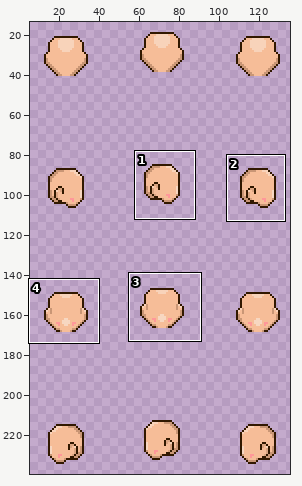
One commit to this sprite sheet: data/sprites/outfit/head/head_000.png. The first picture is a wide view before the edit; the outline marks the close-up.
Close-up. Earlier state:
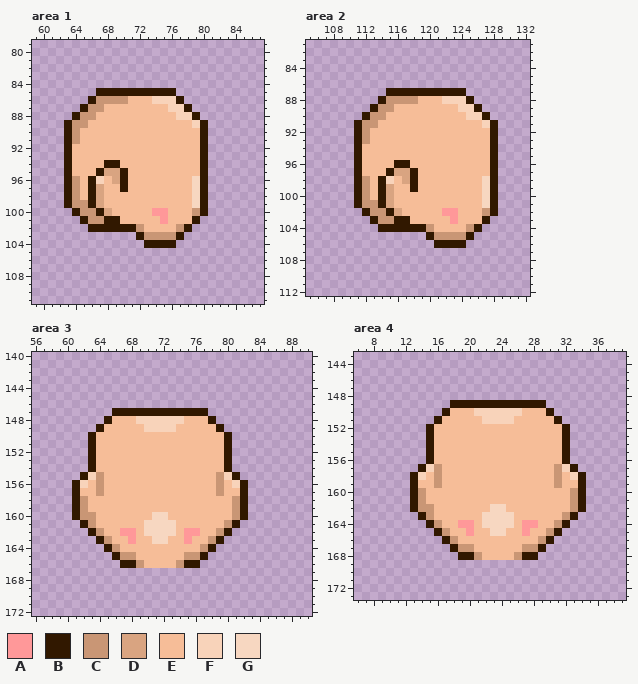
The file is 144x256 pixels. Shown: area 1: x 59..87, y 79..111; area 2: x 105..132, y 81..112; area 3: x 56..90, y 140..172; area 4: x 6..39, y 143..173. The wide view leaves out empty margins. The commit also changed other parts of the picture, which this record leaves out.
Palette (. is transparent): A #ff9899  B #311800  C #c99675  D #d9a481  E #f6bd98  F #f8d3ba  G #f7d7c1
Pixels before, area 1, first column x 63:
 85 ....BBBBBBBBBB....
 86 ...BCCCCEEEFFFB...
 87 ..BCCEEEEEEEEFFB..
 88 .BCCEEEEEEEEEEFFB.
 89 BCCEEEEEEEEEEEEEFB
 90 BCEEEEEEEEEEEEEEEB
 91 BCEEEEEEEEEEEEEEEB
 92 BEEEEEEEEEEEEEEEEB
 93 BEEEEEEEEEEEEEEEEB
 94 BEEEEBBEEEEEEEEEEB
 95 BEEEBDDBEEEEEEEEEB
 96 BCEBFEDBEEEEEEEEGB
 97 BCEBDEEBEEEEEEEEGB
 98 BCEBDEEEEEEEEEEEGB
 99 BCCBDEEEEEEEEEEEGB
100 .BCCBDEEEEEAAEEECB
101 ..BCCBBEEEEEAEEEB.
102 ...BBBBBBCEEEECB..
103 .........BCCCCB...
104 ..........BBBB....
Pixels before, area 2, first column x 111:
 87 ....BBBBBBBBBB....
 88 ...BCCCCEEEFFFB...
 89 ..BCCEEEEEEEEFFB..
 90 .BCCEEEEEEEEEEFFB.
 91 BCCEEEEEEEEEEEEEFB
 92 BCEEEEEEEEEEEEEEEB
 93 BCEEEEEEEEEEEEEEEB
 94 BEEEEEEEEEEEEEEEEB
 95 BEEEEEEEEEEEEEEEEB
 96 BEEEEBBEEEEEEEEEEB
 97 BEEEBDDBEEEEEEEEEB
 98 BCEBFEDBEEEEEEEEGB
 99 BCEBDEEBEEEEEEEEGB
100 BCEBDEEEEEEEEEEEGB
101 BCCBDEEEEEEEEEEEGB
102 .BCCBDEEEEEAAEEECB
103 ..BCCBBEEEEEAEEEB.
104 ...BBBBBBCEEEECB..
105 .........BCCCCB...
106 ..........BBBB....
Pixels before, area 3, first column x 61:
147 .....BBBBBBBBBBBB.....
148 ....BEEEFFFFFFEEEB....
149 ...BEEEEEFFFFEEEEEB...
150 ..BEEEEEEEEEEEEEEEEB..
151 ..BEEEEEEEEEEEEEEEEB..
152 ..BEEEEEEEEEEEEEEEEB..
153 ..BEEEEEEEEEEEEEEEEB..
154 ..BEEEEEEEEEEEEEEEEB..
155 .BFCEEEEEEEEEEEEEECFB.
156 BFECEEEEEEEEEEEEEECEFB
157 BEECEEEEEEEEEEEEEECEEB
158 BCEEEEEEEEEEEEEEEEEECB
159 BCEEEEEEEEEEEEEEEEEECB
160 BCCEEEEEEEGGEEEEEEEECB
161 .BCEEEEEEGGGGEEEEEECB.
162 ..BCEEAAEGGGGEAAEECB..
163 ...BCEEAEEGGEEAEECB...
164 ....BCEEEEEEEEEECB....
165 .....BCCEEEEEECCB.....
166 ......BBCEEEECBB......
Pixels before, area 4, first column x 13:
149 .....BBBBBBBBBBBB.....
150 ....BEEEFFFFFFEEEB....
151 ...BEEEEEFFFFEEEEEB...
152 ..BEEEEEEEEEEEEEEEEB..
153 ..BEEEEEEEEEEEEEEEEB..
154 ..BEEEEEEEEEEEEEEEEB..
155 ..BEEEEEEEEEEEEEEEEB..
156 ..BEEEEEEEEEEEEEEEEB..
157 .BFCEEEEEEEEEEEEEECFB.
158 BFECEEEEEEEEEEEEEECEFB
159 BEECEEEEEEEEEEEEEECEEB
160 BCEEEEEEEEEEEEEEEEEECB
161 BCEEEEEEEEEEEEEEEEEECB
162 BCCEEEEEEEGGEEEEEEEECB
163 .BCEEEEEEGGGGEEEEEECB.
164 ..BCEEAAEGGGGEAAEECB..
165 ...BCEEAEEGGEEAEECB...
166 ....BCEEEEEEEEEECB....
167 .....BCCEEEEEECCB.....
168 ......BBCEEEECBB......
The same view after the edit:
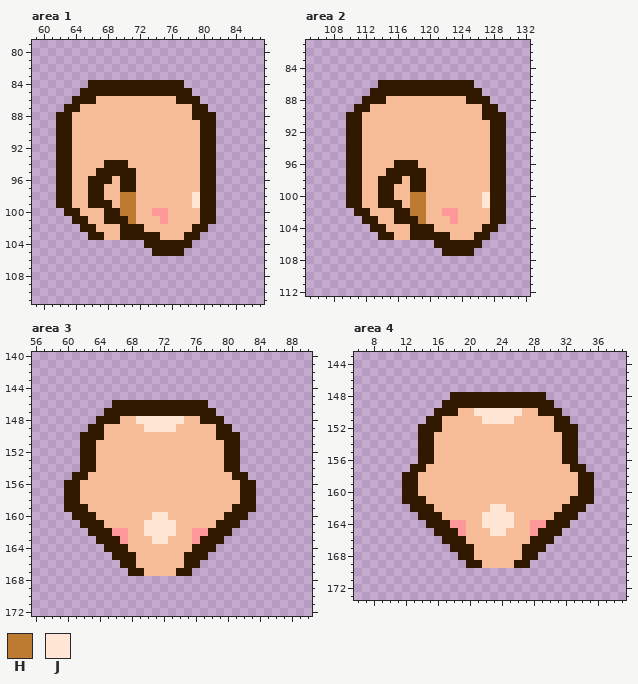
Colours new in this view: H #bd7b31  J #ffe6d5
The exact change:
Changed rows in their new state; - is an unchanged pixel.
Area 1:
first column x 62:
 84 ----BBBBBBBBBBBB----
 85 ---BB----------BB---
 86 --BB-EEEE---EEE-BB--
 87 -BBEEE--------EEEBB-
 88 BBEEE----------EE-BB
 89 B-EE-------------E-B
 90 B-E----------------B
 91 B-E----------------B
 92 B------------------B
 93 B------------------B
 94 B-------B----------B
 95 B-----BB-B---------B
 96 B-E--BBE-B-------E-B
 97 B-E--B---B-------E-B
 98 B-E--B--HH-------J-B
 99 B-EE-BB-HH-------J-B
100 -B-EEEBBHH-------E-B
101 --B-EE--BH-------EBB
102 ---B-EEE--B----EEBB-
103 ----BBEEBB-BBEEEBB--
104 ---------------BB---
105 ------------BBBB----
Area 2:
first column x 110:
 86 ----BBBBBBBBBBBB----
 87 ---BB----------BB---
 88 --BB-EEEE---EEE-BB--
 89 -BBEEE--------EEEBB-
 90 BBEEE----------EE-BB
 91 B-EE-------------E-B
 92 B-E----------------B
 93 B-E----------------B
 94 B------------------B
 95 B------------------B
 96 B-------B----------B
 97 B-----BB-B---------B
 98 B-E--BBE-B-------E-B
 99 B-E--B---B-------E-B
100 B-E--B--HH-------J-B
101 B-EE-BB-HH-------J-B
102 -B-EEEBBHH-------E-B
103 --B-EE--BH-------EBB
104 ---B-EEE--B----EEBB-
105 ----BBEEBB-BBEEEBB--
106 ---------------BB---
107 ------------BBBB----
Area 3:
first column x 60:
146 ------BBBBBBBBBBBB------
147 -----B------------B-----
148 ----B-B--JJJJJJ--B-B----
149 ---B------JJJJ------B---
150 --B-B--------------B-B--
151 --B------------------B--
152 --B------------------B--
153 --B------------------B--
154 --B------------------B--
155 -B-EE--------------EE-B-
156 B-E-E--------------E-E-B
157 B---E--------------E---B
158 B-E------------------E-B
159 B-B------------------B-B
160 --BB-------JJ-------BB--
161 ---BB-----JJJJ-----BB---
162 ----BBA-E-JJJJ-E-ABB----
163 -----BBAE--JJ--EABB-----
164 ------BB--------BB------
165 -------BB------BB-------
166 ---------E----E---------
167 --------BBEEEEBB--------
Area 4:
first column x 12:
148 ------BBBBBBBBBBBB------
149 -----B------------B-----
150 ----B-B--JJJJJJ--B-B----
151 ---B------JJJJ------B---
152 --B-B--------------B-B--
153 --B------------------B--
154 --B------------------B--
155 --B------------------B--
156 --B------------------B--
157 -B-EE--------------EE-B-
158 B-E-E--------------E-E-B
159 B---E--------------E---B
160 B-E------------------E-B
161 B-B------------------B-B
162 --BB-------JJ-------BB--
163 ---BB-----JJJJ-----BB---
164 ----BBA-E-JJJJ-E-ABB----
165 -----BBAE--JJ--EABB-----
166 ------BB--------BB------
167 -------BB------BB-------
168 ---------E----E---------
169 --------BBEEEEBB--------
Boxes around the changes in both close-ups, in picture pixels (x1, y1, x2, y2):
changed: (56, 80, 216, 256)
changed: (346, 80, 506, 256)
changed: (64, 400, 256, 576)
changed: (402, 392, 594, 568)
